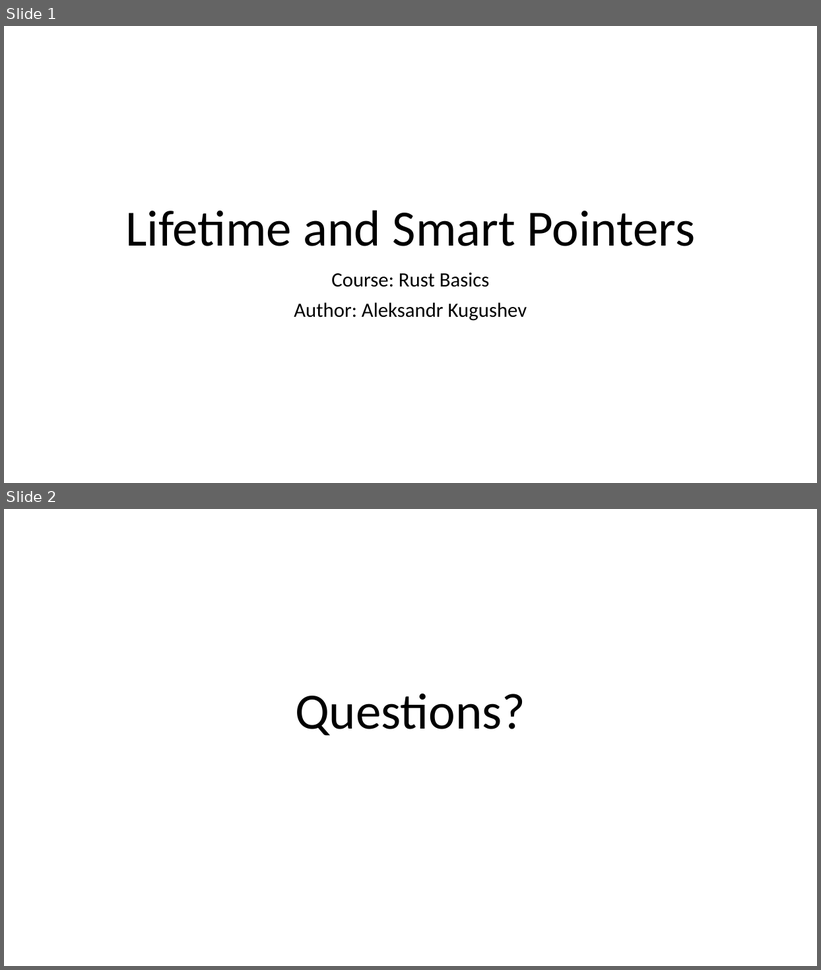
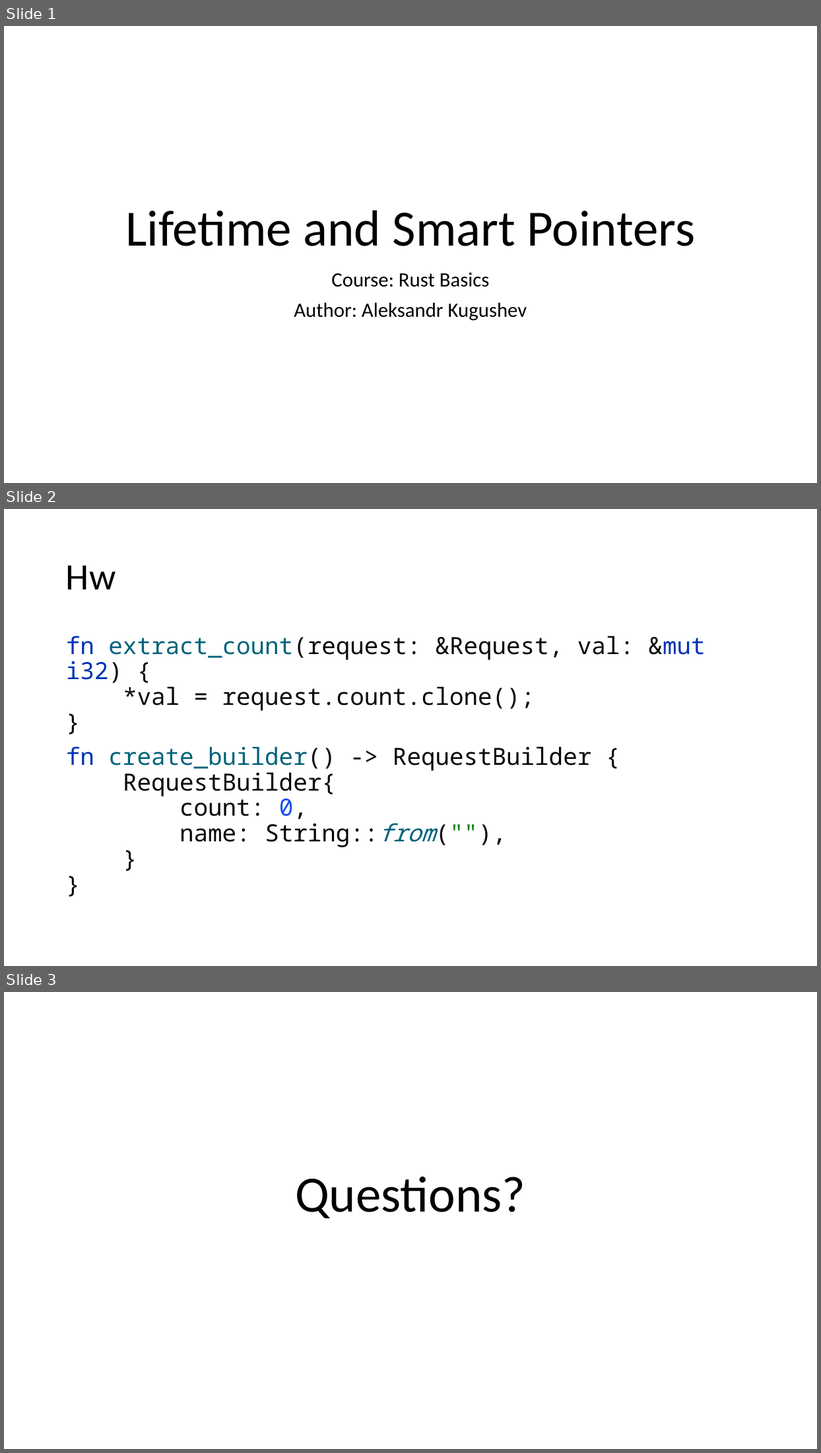
Before and after one commit to kugushev/course-rust-basics, a slide deck: src/03-LifetimesAndSmartPointers/03-LifetimesAndSmartPointers.pptx. Shown one above the other, each under a label of ours: slides 1 and 2 before the commit, slides 1, 2 and 3 after it. The pictures are 821x970 and 821x1453 pixels, drawn with LibreOffice and Linux fonts; fonts in the diff are those of the drawing. Boxes give left, top, right and bottom in pixels: in the first picture for what was removed or moved away, otherwise in the second. Text is boxed around its words. In the diff, an @@ line names an element or a change of style, - is before the commit and + after.

```diff
--- a/src/03-LifetimesAndSmartPointers/03-LifetimesAndSmartPointers.pptx
+++ b/src/03-LifetimesAndSmartPointers/03-LifetimesAndSmartPointers.pptx
@@ slide 2 added at bbox=[4, 509, 817, 966], background #FFFFFF @@
@@ title added at bbox=[66, 565, 116, 590], 44 pt, text #000000 @@
+Hw
@@ text added at bbox=[66, 636, 705, 848], 28 pt, text #080808 @@
+fn extract_count(request: &Request, val: &mut i32) {
+*val = request.count.clone();
+}
+fn create_builder() -> RequestBuilder {
+RequestBuilder{
+count: 0,
+name: String::from(""),
+}
+}
@@ what was slide 2 is now slide 3 @@
```
Also in this commit, not shown: 1 slide changed, 2 other slides added, 1 slide removed, 4 other files.
